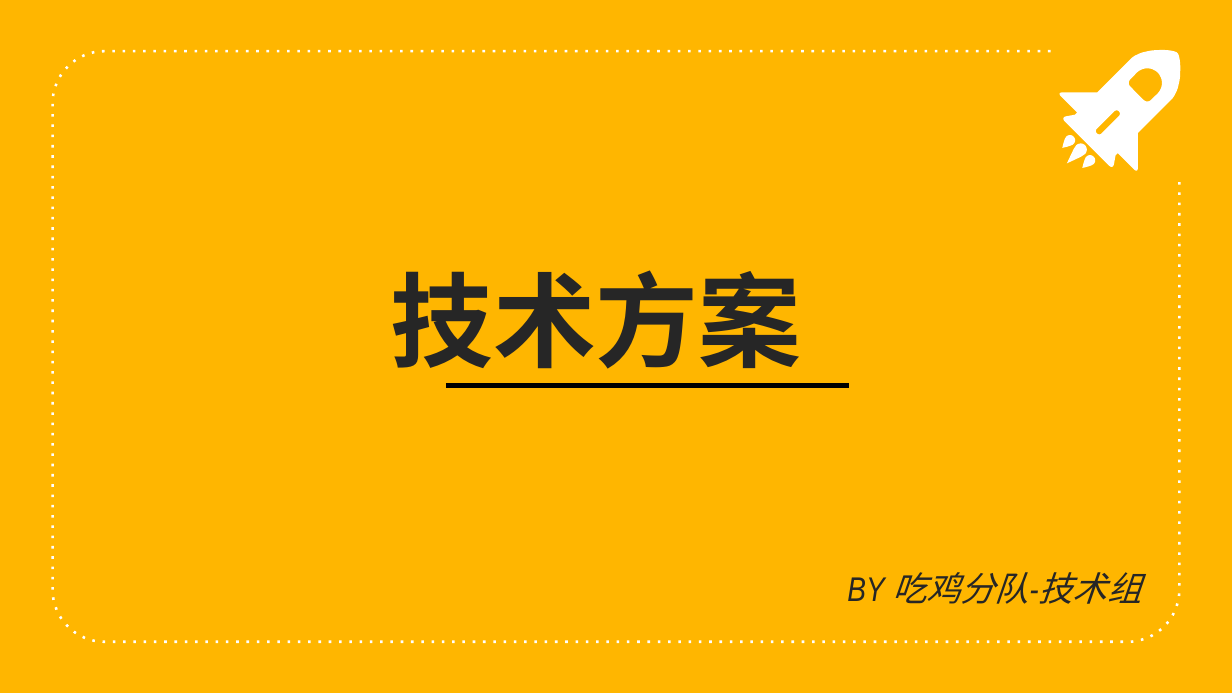
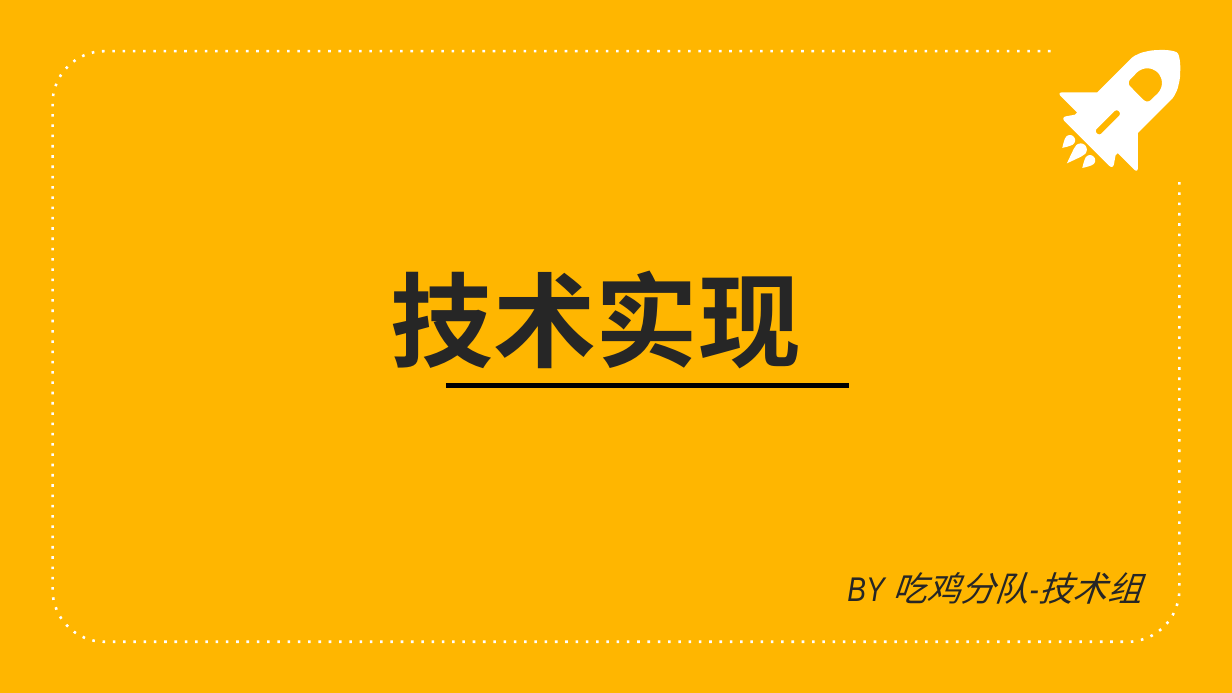
Before and after one commit to zeweidan/chicken_group_project, a slide deck: slide 1 of 技术实现.pptx. Drawn at 1232x693 pixels with LibreOffice and Linux fonts; fonts in the diff are those of the drawing. Boxes give left, top, right and bottom in pixels: in the first picture for what was removed or moved away, otherwise in the second. Text is boxed around its words. In the diff, an @@ line names an element or a change of style, - is before the commit and + after.

Commit message:
ppt

```diff
--- a/技术实现.pptx
+++ b/技术实现.pptx
@@ title at box(390, 270, 801, 386): text changed @@
-技术方案
+技术实现
```
Also in this commit, not shown: 3 other slides changed, 12 slides added, 10 slides removed.
